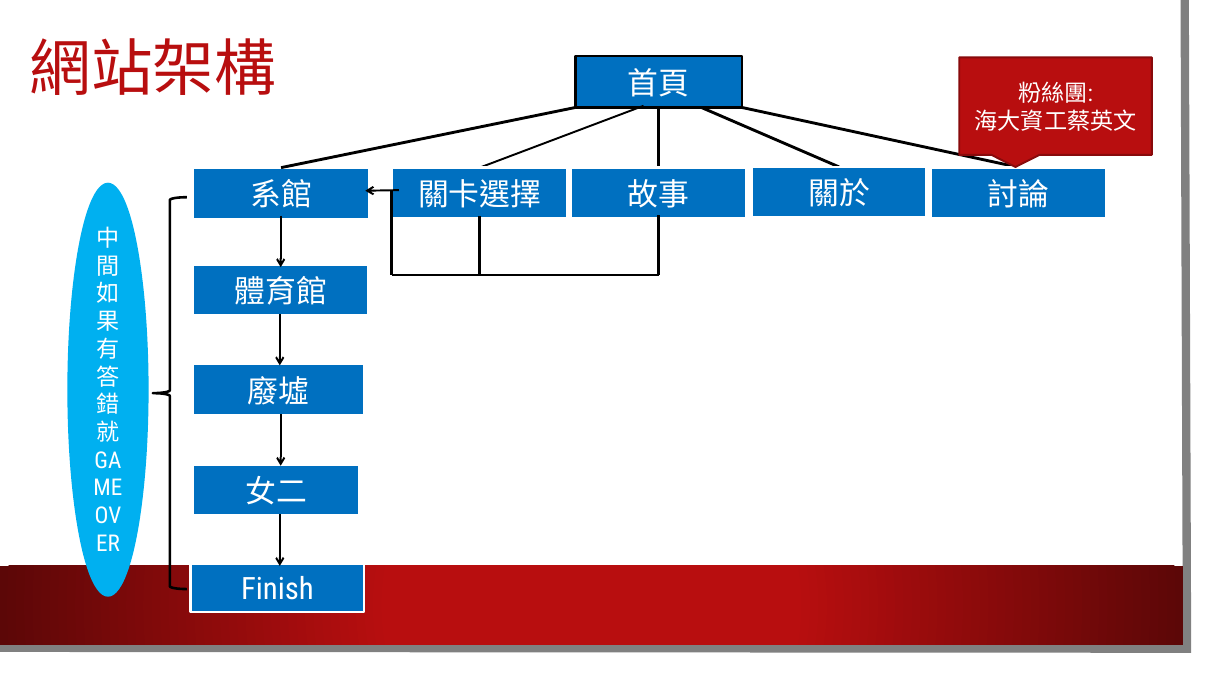
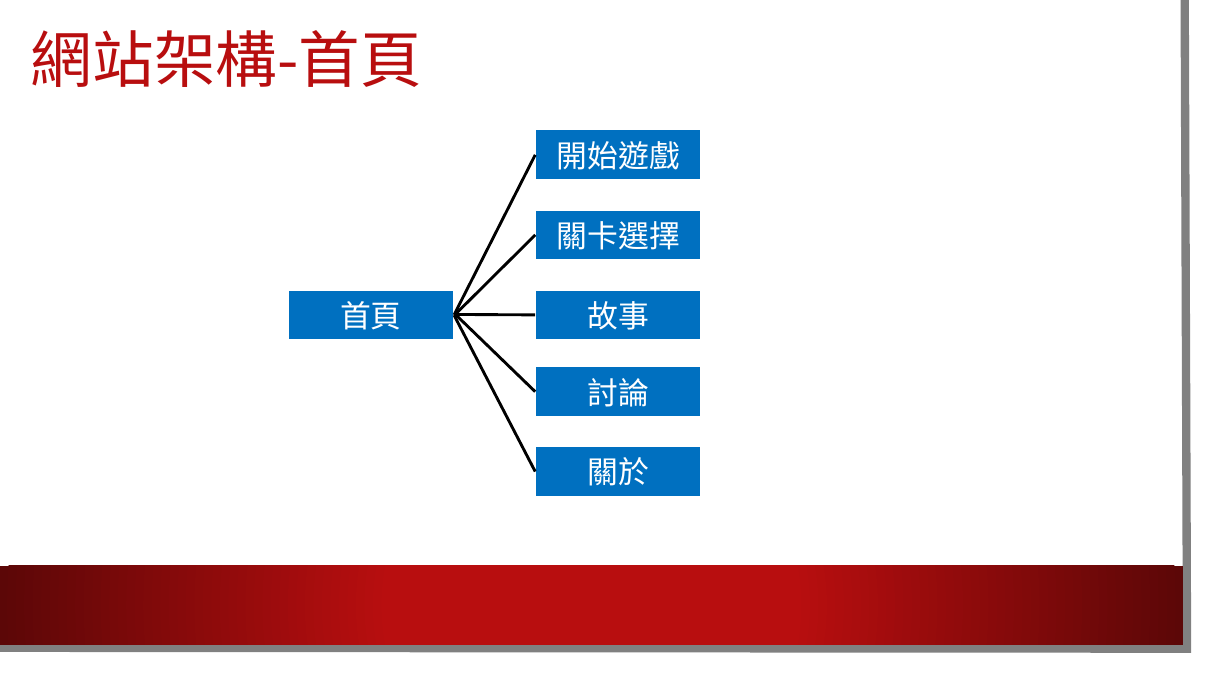
Before and after one commit to wenshinchan/wenshinchan.github.io, a slide deck: slide 4 of 00357001_鄭宇婷 00357045_陳文欣.pptx (slide 2 before the commit). Drawn at 1232x693 pixels with LibreOffice and Linux fonts; fonts in the diff are those of the drawing; background and template pictures are left out. Boxes give left, top, right and bottom in pixels: in the first picture for what was removed or moved away, otherwise in the second. Text is boxed around its words. In the diff, an @@ line names an element or a change of style, - is before the commit and + after.

```diff
--- a/00357001_鄭宇婷 00357045_陳文欣.pptx
+++ b/00357001_鄭宇婷 00357045_陳文欣.pptx
@@ title at <box>31,30,422,87</box>: text changed; font Roboto Condensed to Noto Sans CJK SC @@
-網站架構
+網站架構-首頁
@@ speech box removed at <box>959,57,1152,154</box> @@
-粉絲團:
-海大資工蔡英文
@@ line removed from (576, 107) to (281, 167) @@
@@ line removed from (643, 106) to (480, 167) @@
@@ line removed from (659, 107) to (659, 167) @@
@@ line removed from (701, 107) to (839, 167) @@
@@ line removed from (742, 107) to (1019, 167) @@
@@ rectangle added at <box>535,129,701,181</box>, fill #0070C0, outline #FFFFFF 2 pt, 24 pt, text #FFFFFF @@
+開始遊戲
@@ rectangle removed at <box>193,167,370,219</box> @@
-系館
@@ line moved from (392, 189) - (392, 275) to (535, 155) - (454, 315) @@
@@ ellipse removed at <box>68,184,148,596</box> @@
-中間如果有答錯就
-GAME OV ER
@@ right brace removed at <box>152,197,187,589</box> @@
@@ arrow removed from (399, 190) to (365, 190) @@
@@ arrow removed from (281, 215) to (281, 267) @@
@@ line moved from (480, 216) - (480, 276) to (535, 235) - (456, 314) @@
@@ rectangle "關卡選擇": place and size @@
-rectangle "關卡選擇" at <box>392,167,567,218</box>
+rectangle "關卡選擇" at <box>535,210,701,262</box>
@@ line removed from (659, 215) to (659, 275) @@
@@ rectangle removed at <box>193,265,369,316</box> @@
-體育館
@@ rectangle "首頁": place and size @@
-rectangle "首頁" at <box>576,56,742,108</box>
+rectangle "首頁" at <box>287,289,454,341</box>
@@ rectangle "首頁" at <box>287,289,454,341</box>: outline #000000 2 pt to #FFFFFF 2 pt @@
@@ rectangle "故事": place and size @@
-rectangle "故事" at <box>571,167,747,218</box>
+rectangle "故事" at <box>535,289,701,341</box>
@@ arrow removed from (280, 314) to (280, 365) @@
@@ line moved from (659, 275) - (392, 275) to (535, 315) - (454, 314) @@
@@ line added from (535, 471) to (454, 315), #000000 2.25 pt @@
@@ line added from (535, 392) to (456, 315), #000000 2.25 pt @@
@@ rectangle removed at <box>193,364,364,416</box> @@
-廢墟
@@ rectangle "討論": place and size @@
-rectangle "討論" at <box>931,167,1106,218</box>
+rectangle "討論" at <box>535,366,701,418</box>
@@ arrow removed from (281, 414) to (281, 466) @@
@@ rectangle "關於": place and size @@
-rectangle "關於" at <box>751,167,927,218</box>
+rectangle "關於" at <box>535,446,701,498</box>
@@ rectangle removed at <box>193,465,360,517</box> @@
-女二
@@ arrow removed from (280, 515) to (280, 566) @@
@@ rectangle removed at <box>190,564,364,613</box> @@
-Finish
```
Also in this commit, not shown: 4 other slides changed, 8 slides added.
